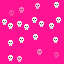
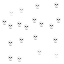
Layered file, before and after one edit (64 x 64). Changes by layer:
hid "Background" over left=0, top=0, right=64, bottom=64
